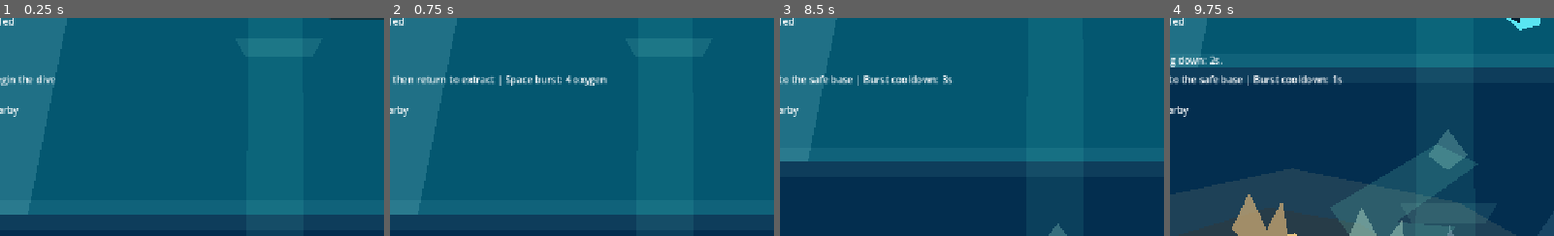
Above: before the commit, frames 1-4 (left to right).
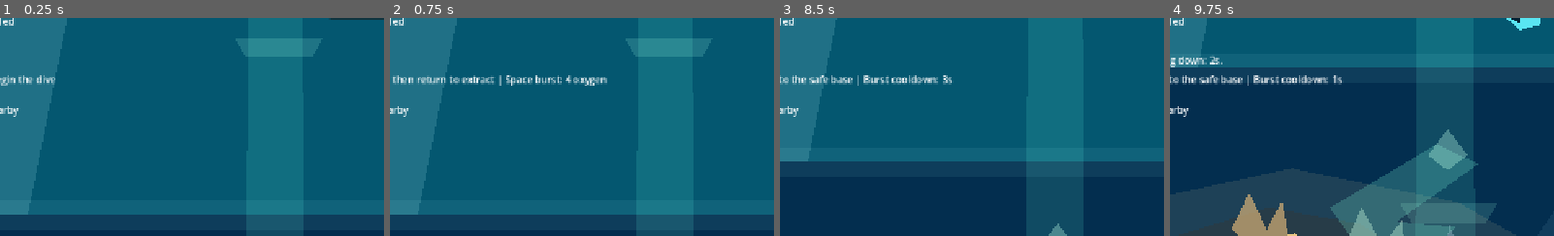
Above: after the commit, the same moments.

Repository: joeypshell/OceanGame
Game: Godot game, scene res://scenes/Main.tscn
Two runs of this game, one before a commit and one after it. Both use one fixed random seed, a clock stepped at 60 frames per second and the inputs below.
Inputs:
- Up to frame 1 (0.25 s): no input
- Up to frame 2 (0.75 s): tap E (interact) at 0.5, 0.6 s; hold D (move_right) from 0.53 s (still down)
- Up to frame 3 (8.5 s): release D (move_right) at 1.28 s; hold S (move_down) 1.28-2.03 s; tap F (scan) every 1.5 s from 1.35 to 7.35 s; hold D (move_right) 2.03-2.78 s; tap E (interact) every 1.5 s from 2.1 to 8.1 s; hold Space (burst_thruster) 2.78-3.53 s; tap R (restart_dive) at 3.5 s; hold A (move_left) 3.53-5.03 s; hold S (move_down) 5.03-5.78 s; hold D (move_right) 5.78-6.53 s; hold Space (burst_thruster) 6.53-7.28 s; hold D (move_right) 7.28-8.03 s; hold S (move_down) from 8.03 s (still down)
- Up to frame 4 (9.75 s): release S (move_down) at 8.78 s; hold A (move_left) 8.78-9.53 s; tap F (scan) at 8.85 s; hold Space (burst_thruster) from 9.53 s (still down); tap E (interact) at 9.6 s
The pictures show only the part of the screen within x 14-64%, y 50-100%; the shares and areas given below are measured in that part.

The runs differ from the first frame. In frame 3, 0.1% of the frame differs, in the area x 69-75%, y 94-100%; in frame 4, 1.0%, in the area x 64-78%, y 51-87%.

Commit message:
Resolve #115 prioritize safe return visuals

Diff:
--- a/scenes/Main.tscn
+++ b/scenes/Main.tscn
@@ -149,23 +149,23 @@
 color = Color(0.74, 0.96, 1, 1)
 
 [node name="BaseReturnColumn" type="Polygon2D" parent="."]
-color = Color(0.38, 1, 0.9, 0.09)
+color = Color(0.38, 1, 0.9, 0.14)
 polygon = PackedVector2Array(594, 124, 690, 124, 704, 2320, 578, 2320)
 
 [node name="BaseReturnRibShallow" type="Polygon2D" parent="."]
-color = Color(0.62, 1, 0.9, 0.12)
+color = Color(0.62, 1, 0.9, 0.18)
 polygon = PackedVector2Array(568, 438, 728, 438, 710, 470, 586, 470)
 
 [node name="BaseReturnRibMidwater" type="Polygon2D" parent="."]
-color = Color(0.62, 1, 0.9, 0.1)
+color = Color(0.62, 1, 0.9, 0.16)
 polygon = PackedVector2Array(558, 1010, 738, 1010, 716, 1046, 580, 1046)
 
 [node name="BaseReturnRibDeep" type="Polygon2D" parent="."]
-color = Color(0.62, 1, 0.9, 0.08)
+color = Color(0.62, 1, 0.9, 0.15)
 polygon = PackedVector2Array(546, 1648, 750, 1648, 724, 1688, 572, 1688)
 
 [node name="SurfaceSafetyGlow" type="Polygon2D" parent="."]
-color = Color(0.72, 1, 0.9, 0.16)
+color = Color(0.72, 1, 0.9, 0.22)
 polygon = PackedVector2Array(454, 120, 826, 120, 764, 300, 516, 300)
 
 [node name="ShallowLightRays" type="Polygon2D" parent="."]
@@ -211,19 +211,19 @@
 polygon = PackedVector2Array(760, 1182, 778, 1118, 802, 1184, 834, 1148, 822, 1222, 786, 1230)
 
 [node name="ReefCurrentGap" type="Polygon2D" parent="ShellReefPocket"]
-color = Color(0.72, 0.96, 1, 0.12)
+color = Color(0.72, 0.96, 1, 0.08)
 polygon = PackedVector2Array(846, 1018, 1008, 1054, 1138, 1232, 1074, 1302, 936, 1170, 790, 1098)
 
 [node name="ReefReturnCurrent" type="Polygon2D" parent="ShellReefPocket"]
-color = Color(0.52, 1, 0.86, 0.15)
+color = Color(0.52, 1, 0.86, 0.22)
 polygon = PackedVector2Array(430, 1018, 626, 902, 702, 938, 552, 1044, 660, 1054, 596, 1114, 474, 1080)
 
 [node name="ReefReturnBeacon" type="Polygon2D" parent="ShellReefPocket"]
-color = Color(0.74, 1, 0.9, 0.24)
+color = Color(0.74, 1, 0.9, 0.34)
 polygon = PackedVector2Array(610, 922, 646, 874, 682, 922, 646, 950)
 
 [node name="DeepGlowHint" type="Polygon2D" parent="."]
-color = Color(0.52, 1, 0.22, 0.24)
+color = Color(0.52, 1, 0.22, 0.18)
 polygon = PackedVector2Array(806, 1420, 974, 1420, 1038, 1760, 744, 1760)
 
 [node name="DeepPressureHaze" type="Polygon2D" parent="."]
@@ -234,15 +234,15 @@
 visible = false
 
 [node name="CurrentTrail" type="Polygon2D" parent="DeepRewardLure"]
-color = Color(0.5, 1, 0.35, 0.13)
+color = Color(0.5, 1, 0.35, 0.09)
 polygon = PackedVector2Array(910, 1320, 1006, 1372, 1060, 1690, 1118, 1900, 1010, 1846, 954, 1510)
 
 [node name="DistantBloom" type="Polygon2D" parent="DeepRewardLure"]
-color = Color(0.74, 1, 0.26, 0.34)
+color = Color(0.74, 1, 0.26, 0.26)
 polygon = PackedVector2Array(1018, 1668, 1060, 1712, 1116, 1718, 1070, 1760, 1086, 1824, 1028, 1788, 970, 1818, 988, 1756, 940, 1710, 1002, 1710)
 
 [node name="LureParticles" type="Polygon2D" parent="DeepRewardLure"]
-color = Color(0.84, 1, 0.45, 0.42)
+color = Color(0.84, 1, 0.45, 0.3)
 polygon = PackedVector2Array(920, 1334, 932, 1318, 946, 1336, 932, 1352, 952, 1438, 966, 1420, 982, 1442, 964, 1458, 1056, 1628, 1070, 1612, 1084, 1632, 1068, 1648)
 
 [node name="PressureLockedWreck" type="Node2D" parent="."]
@@ -366,7 +366,7 @@
 polygon = PackedVector2Array(34, 20, 50, -18, 68, 8, 92, -44, 112, -14, 132, -72, 148, -42)
 
 [node name="WarmCurrentRibbon" type="Polygon2D" parent="ThermalVentPocket"]
-color = Color(0.72, 1, 0.62, 0.12)
+color = Color(0.72, 1, 0.62, 0.09)
 polygon = PackedVector2Array(-28, -42, 108, -88, 222, -54, 154, -8, 238, 30, 92, 56, -18, 16)
 
 [node name="WreckSignalHint" type="Node2D" parent="."]
@@ -382,7 +382,7 @@
 
 [node name="RouteArrow" type="Polygon2D" parent="VentRouteHint"]
 position = Vector2(588, 1290)
-color = Color(0.62, 1, 0.72, 0.12)
+color = Color(0.62, 1, 0.72, 0.08)
 polygon = PackedVector2Array(-132, -22, 18, -58, 126, -28, 74, 14, 122, 38, -26, 52, -112, 14)
 
 [node name="DepthMarkers" type="Node2D" parent="."]
Not shown, changed: docs/current/GAMEPLAY.md
